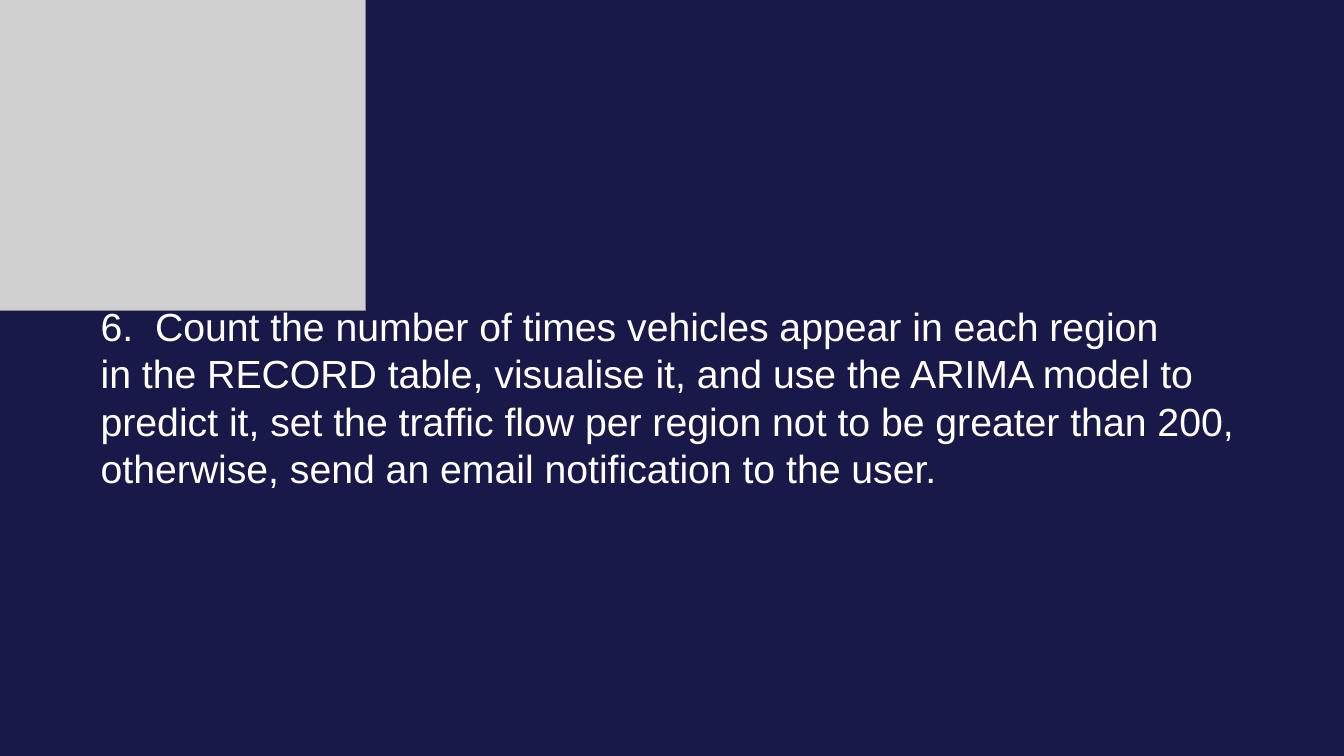
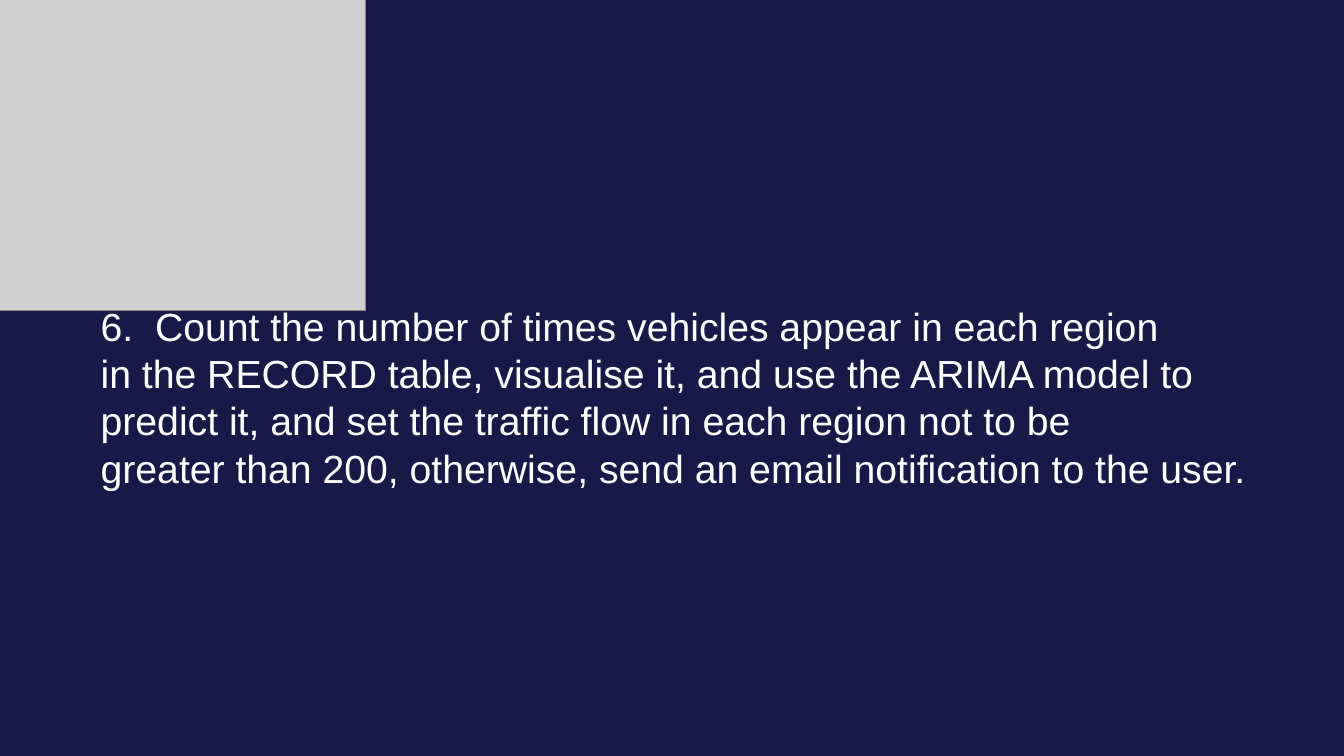
Before and after one commit to LZPMPC005L/Vehicle-management, a slide deck: slide 9 of Vehicle management.pptx (slide 16 before the commit). Drawn at 1344x756 pixels with LibreOffice and Linux fonts; fonts in the diff are those of the drawing; grey boxes stand for pictures. Boxes give left, top, right and bottom in pixels: in the first picture for what was removed or moved away, otherwise in the second. Text is boxed around its words. In the diff, an @@ line names an element or a change of style, - is before the commit and + after.

```diff
--- a/Vehicle management.pptx
+++ b/Vehicle management.pptx
@@ text at [101, 406, 1245, 491]: text changed @@
-predict it, set the traffic flow per region not to be greater than 200,
-otherwise, send an email notification to the user.
+predict it, and set the traffic flow in each region not to be
+greater than 200, otherwise, send an email notification to the user.
```
Also in this commit, not shown: 4 other slides changed, 7 slides added, 12 slides removed, 4 other files.
